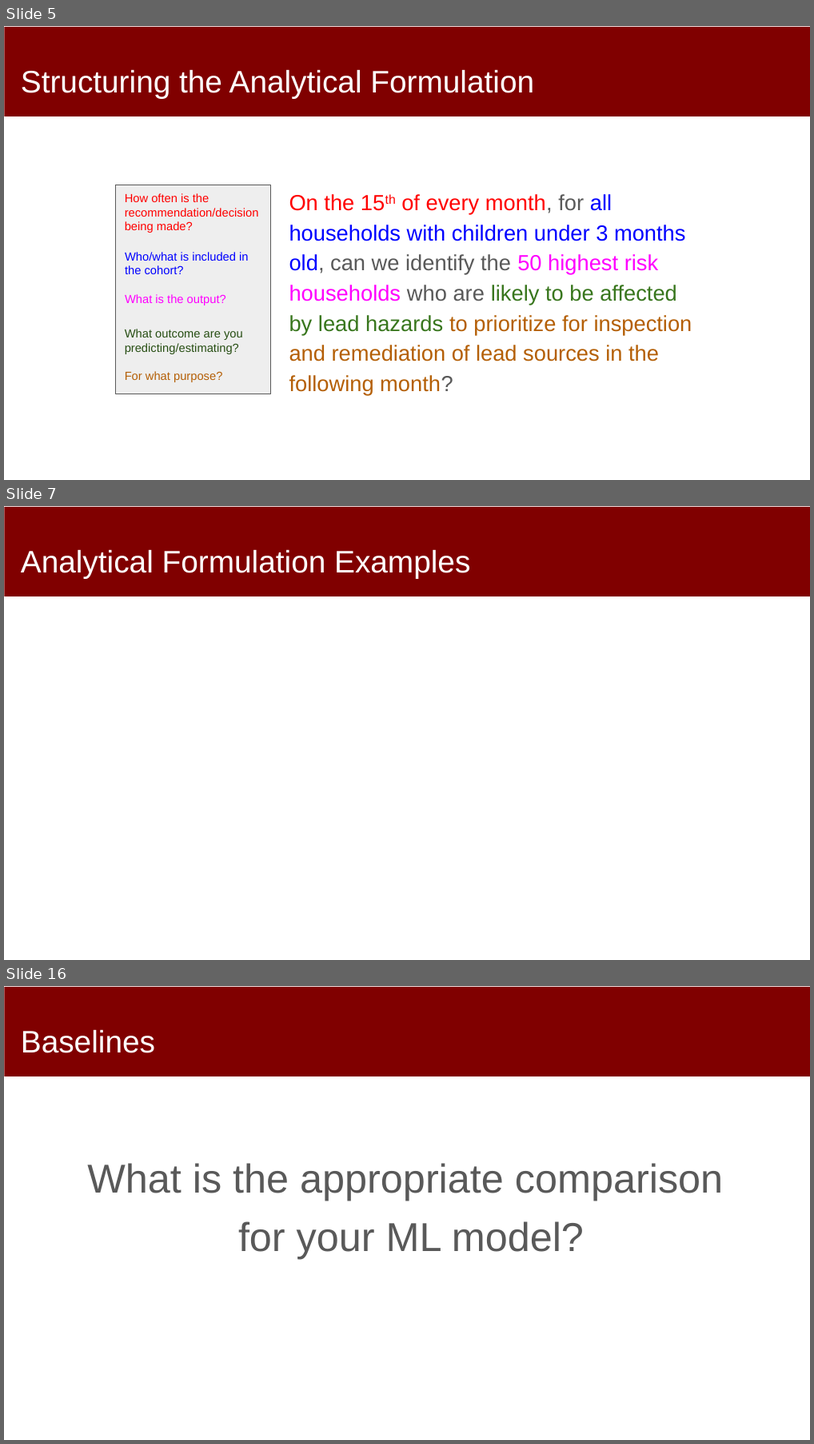
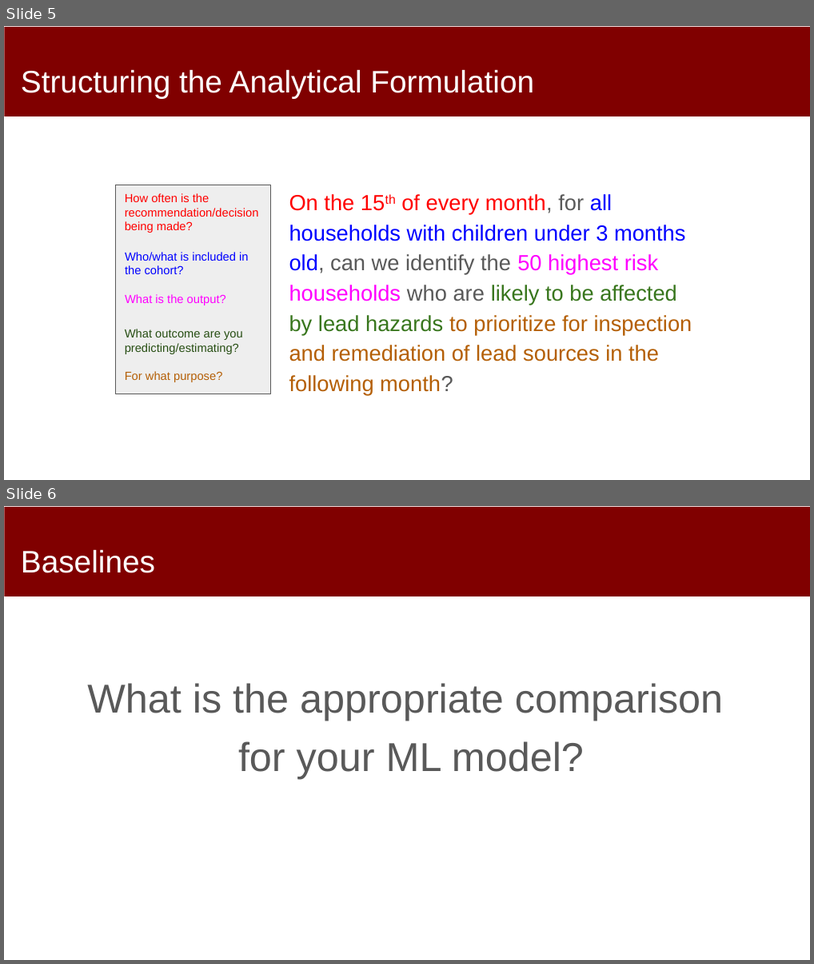
Before and after one commit to dssg/mlforpublicpolicylab, a slide deck: Lectures/09-Machine-Learning-Pipelines.pptx. Shown one above the other, each under a label of ours: slides 5, 7 and 16 before the commit, slides 5 and 6 after it; the slides between them are not shown. The pictures are 814x1444 and 814x964 pixels, drawn with LibreOffice and Linux fonts; fonts in the diff are those of the drawing. Boxes give left, top, right and bottom in pixels: in the first picture for what was removed or moved away, otherwise in the second. Text is boxed around its words. In the diff, an @@ line names an element or a change of style, - is before the commit and + after.

```diff
--- a/Lectures/09-Machine-Learning-Pipelines.pptx
+++ b/Lectures/09-Machine-Learning-Pipelines.pptx
@@ slide 7 removed at [4, 506, 810, 960], background #FFFFFF; not listed: 1 template element that a slide beside it also shows @@
@@ title removed at [21, 550, 470, 578] @@
-Analytical Formulation Examples
@@ what was slide 16 is now slide 6 @@
```
Also in this commit, not shown: 4 slides changed, 9 other slides removed, 1 other file.
